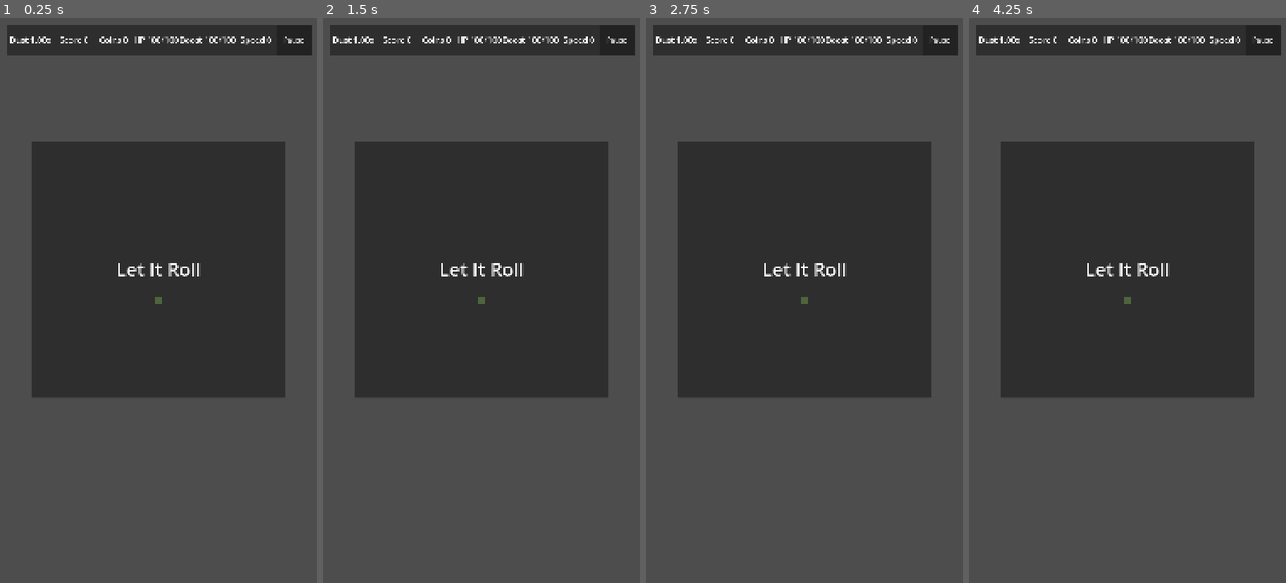
Above: before the commit, frames 1-4 (left to right).
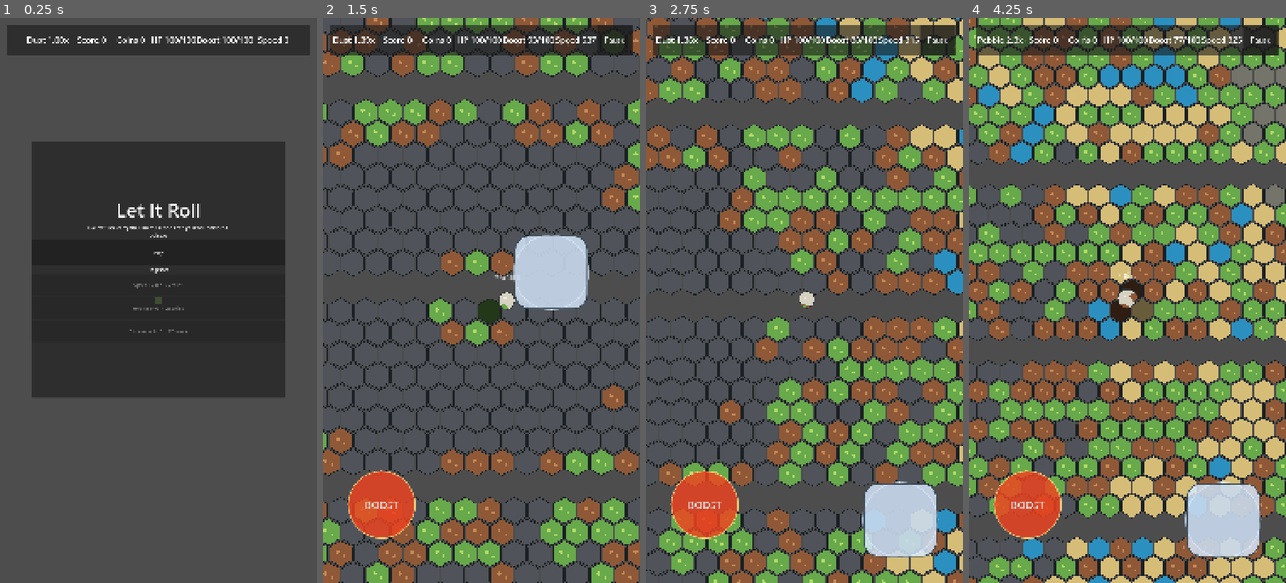
Above: after the commit, the same moments.

Repository: potatozepp/LetItRoll
Game: Godot game, scene res://scenes/Main.tscn
Two runs of this game, one before a commit and one after it. Both use one fixed random seed, a clock stepped at 60 frames per second and the inputs below.
Inputs (mouse positions are in pixels of both pictures, inside the frame that each line leads up to):
- Up to frame 1 (0.25 s): no input
- Up to frame 2 (1.5 s): click (481, 255) at 0.5 s, where only the run after the commit has a clickable "Play"; move the mouse to (551, 272) at 1.27 s; hold D (move_right) from 1.28 s (still down); hold Shift (boost) from 1.28 s (still down); click (551, 272) at 1.42 s
- Up to frame 3 (2.75 s): release D (move_right) at 2 s; release Shift (boost) at 2 s; drag from (741, 328) to (804, 300) at 2.02 s
- Up to frame 4 (4.25 s): move the mouse to (1159, 176) at 2.77 s; hold D (move_right) 2.78-3.5 s; hold Shift (boost) 2.78-3.5 s; drag from (1111, 413) to (1032, 215) at 3.52 s

The runs differ from the first frame. In frame 1, 1.5% of the frame differs, in the area x 3-99%, y 1-56%; in frame 2, 58%; in frame 3, 68%; in frame 4, 82%, in the area x 0-100%, y 0-100%.
Error before the commit: Parse Error: Function "posmodi()" not found in base self. (res://scripts/player/PlayerBall.gd:98)

Commit message:
Bugfix -codex
bkgzfudzu

Diff:
--- a/project.godot
+++ b/project.godot
@@ -16,7 +16,7 @@
 
 config/name="LetItRoll"
 run/main_scene="res://scenes/Main.tscn"
-config/features=PackedStringArray("4.6", "Mobile")
+config/features=PackedStringArray("4.7", "Mobile")
 config/icon="res://icon.svg"
 
 [display]
@@ -24,7 +24,6 @@
 window/size/viewport_width=1080
 window/size/viewport_height=1920
 window/stretch/mode="canvas_items"
-window/stretch/aspect="expand"
 window/handheld/orientation=1
 
 [input]
--- a/scripts/player/PlayerBall.gd
+++ b/scripts/player/PlayerBall.gd
@@ -95,9 +95,9 @@
 	# The rolling direction picks the leading contact sectors; repeated straight
 	# rolling therefore builds a wheel-like lopsided shell.
 	var contact_angle := direction.angle() + PI * 0.5
-	var sector := posmodi(int(round(contact_angle / TAU * SECTOR_COUNT)), SECTOR_COUNT)
+	var sector = posmod(int(round(contact_angle / TAU * SECTOR_COUNT)), SECTOR_COUNT)
 	for offset in [-1, 0, 1]:
-		var target := posmodi(sector + offset, SECTOR_COUNT)
+		var target = posmod(sector + offset, SECTOR_COUNT)
 		var share := volume * (0.56 if offset == 0 else 0.22)
 		fresh_sectors[target][material_id] = float(fresh_sectors[target].get(material_id, 0.0)) + share
 
--- a/scripts/world/TerrainChunk.gd
+++ b/scripts/world/TerrainChunk.gd
@@ -33,7 +33,7 @@
 		if not MaterialCatalog.can_collect(material_id, ball_size):
 			continue
 		var definition := MaterialCatalog.get_definition(material_id)
-		var amount := minf(float(tile["amount"]), remaining, float(definition["collect_rate"]))
+		var amount = minf(minf(float(tile["amount"]), remaining), float(definition["collect_rate"]))
 		if amount <= 0.0:
 			continue
 		tile["amount"] = float(tile["amount"]) - amount
Not shown, added: scripts/world/MaterialCatalog.gd.uid
